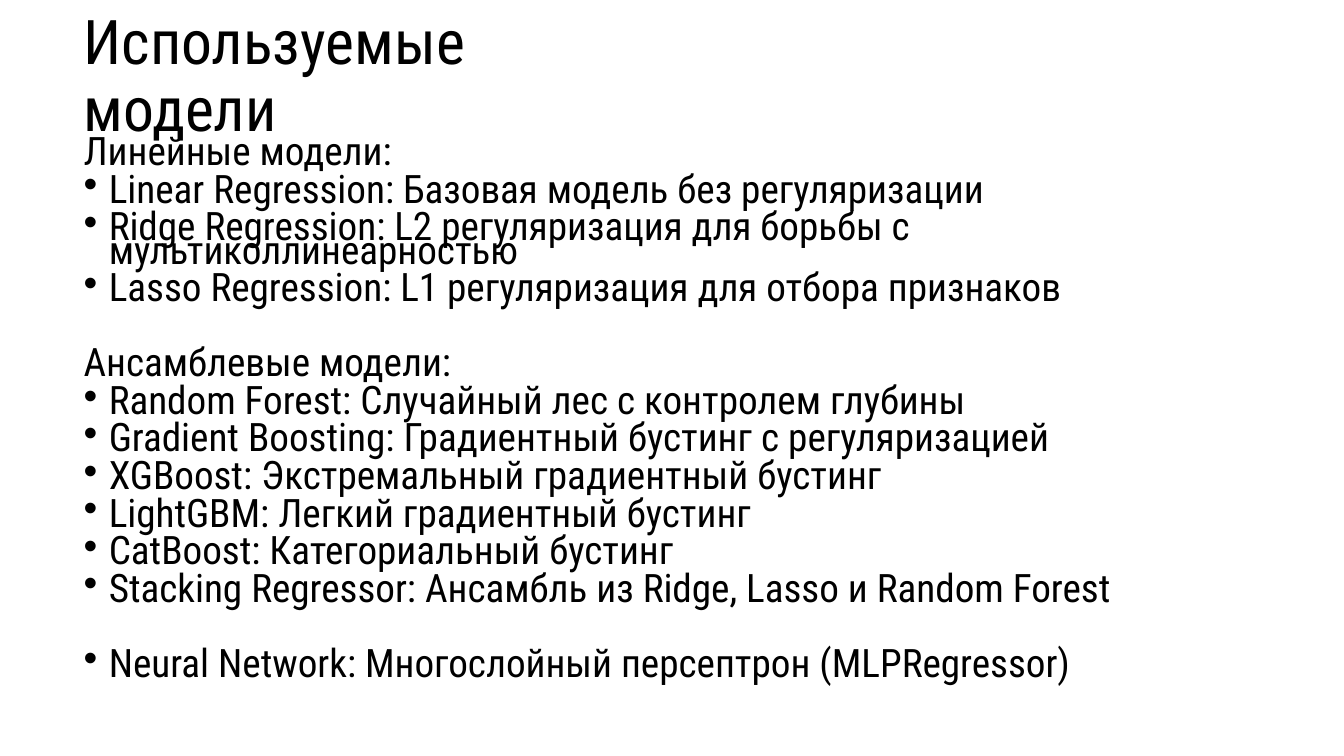
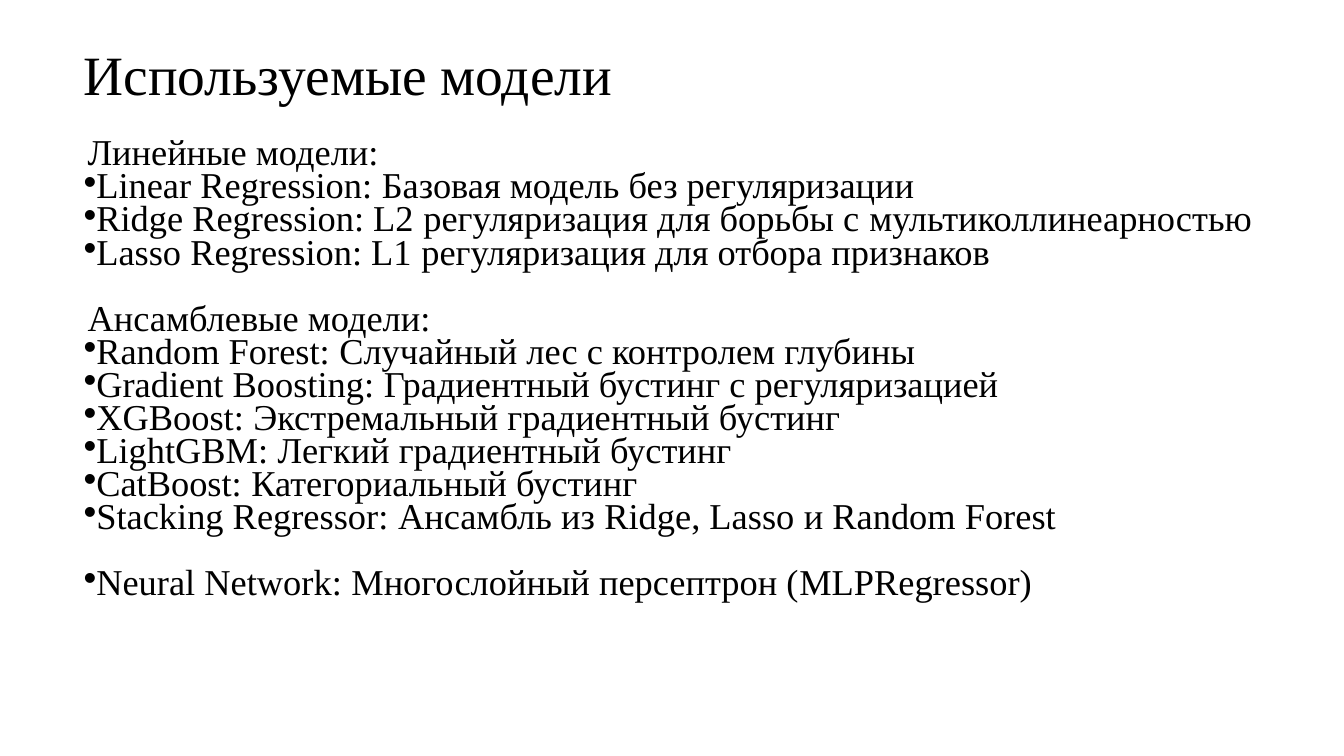
Before and after one commit to ElenaDoroshenko97/itog_project_ds16, a slide deck: slide 6 of Определение популярности геолокации для размещения банкомата Росбанка и его партнеров.pptx. Drawn at 1344x756 pixels with LibreOffice and Linux fonts; fonts in the diff are those of the drawing. Boxes give left, top, right and bottom in pixels: in the first picture for what was removed or moved away, otherwise in the second. Text is boxed around its words. In the diff, an @@ line names an element or a change of style, - is before the commit and + after.

```diff
--- a/Определение популярности геолокации для размещения банкомата Росбанка и его партнеров.pptx
+++ b/Определение популярности геолокации для размещения банкомата Росбанка и его партнеров.pptx
@@ title "Используемые модели" at <box>84,58,612,105</box>: size 44 to 39.6 pt, font Roboto Condensed to Times New Roman @@
@@ text "Линейные модели:" at <box>88,140,1252,602</box>: size 28 to 26 pt, font Roboto Condensed to Times New Roman; indent changed; less space between paragraphs @@
```
Also in this commit, not shown: 7 other slides changed, 2 slides added, 1 slide removed.
